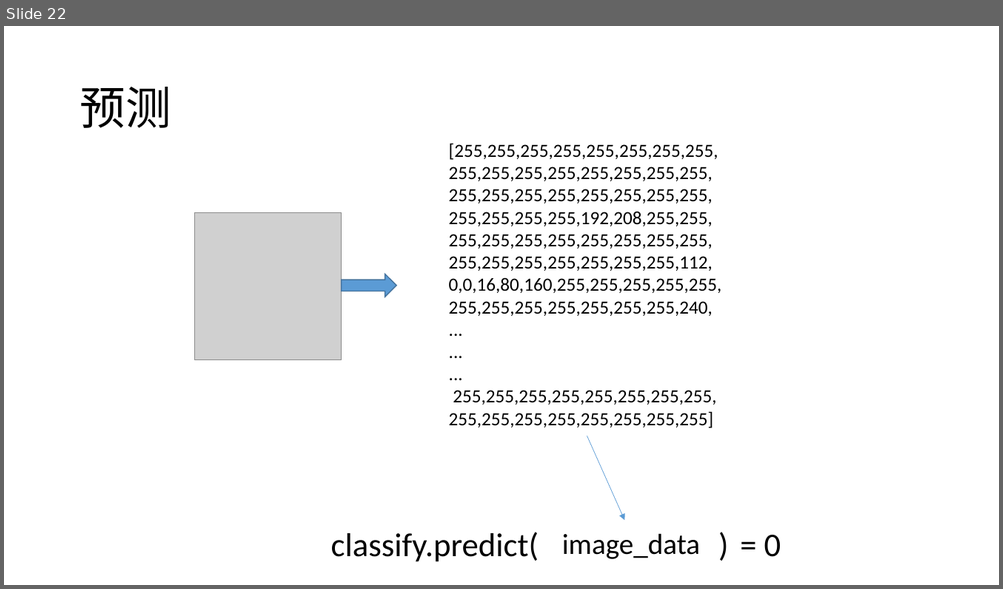
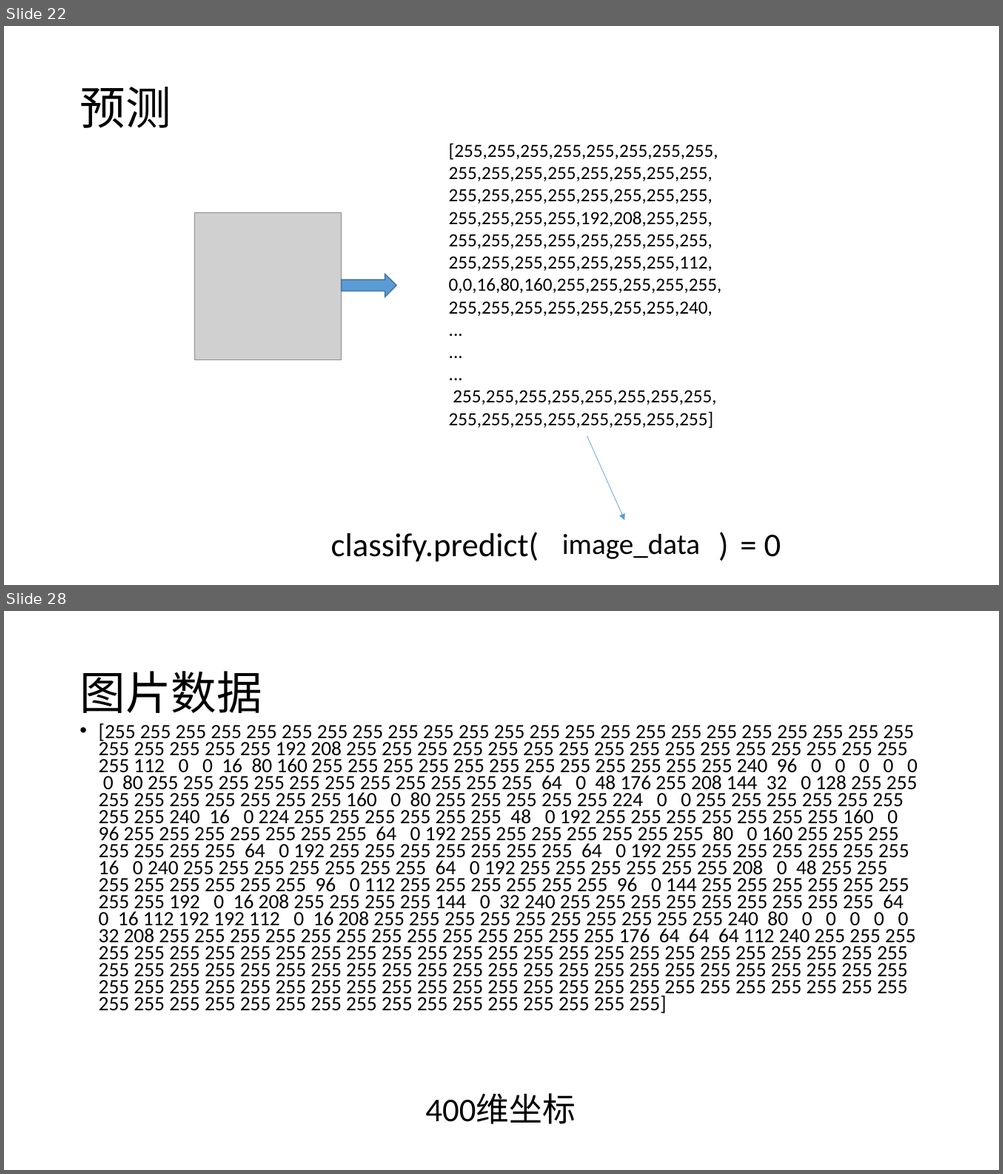
Before and after one commit to plter/HandwriteRecognizerCourse, a slide deck: 机器学习之手写识别.pptx. Shown one above the other, each under a label of ours: slide 22 before the commit, slides 22 and 28 after it; the slides between them are not shown. The pictures are 1003x589 and 1003x1174 pixels, drawn with LibreOffice and Linux fonts; fonts in the diff are those of the drawing; grey boxes stand for pictures. Boxes give left, top, right and bottom in pixels: in the first picture for what was removed or moved away, otherwise in the second. Text is boxed around its words. In the diff, an @@ line names an element or a change of style, - is before the commit and + after.

```diff
--- a/机器学习之手写识别.pptx
+++ b/机器学习之手写识别.pptx
@@ slide 28 added at [4,611,999,1170], background #FFFFFF @@
@@ title added at [79,671,262,713], 44 pt, text #000000 @@
+图片数据
@@ text added at [99,723,917,1014], 19.6 pt, text #000000 @@
+• [255 255 255 255 255 255 255 255 255 255 255 255 255 255 255 255 255 255 255 255 255 255 255 255 255 255 255 255 192 208 255 255 255 255 255 255 255 255 255 255 255 255 255 255 255 255 255 112 0 0 16 80 160 255 255 255 255 255 255 255 255 255 255 255 255 240 96 0 0 0 0 0 0 80 255 255 255 255 255 255 255 255 255 255 255 64 0 48 176 255 208 144 32 0 128 255 255 255 255 255 255 255 255 255 160 0 80 255 255 255 255 255 224 0 0 255 255 255 255 255 255 255 255 240 16 0 224 255 255 255 255 255 255 48 0 192 255 255 255 255 255 255 255 160 0 96 255 255 255 255 255 255 255 64 0 192 255 255 255 255 255 255 255 80 0 160 255 255 255 255 255 255 255 64 0 192 255 255 255 255 255 255 255 64 0 192 255 255 255 255 255 255 255 16 0 240 255 255 255 255 255 255 255 64 0 192 255 255 255 255 255 255 208 0 48 255 255 255 255 255 255 255 255 96 0 112 255 255 255 255 255 255 96 0 144 255 255 255 255 255 255 255 255 192 0 16 208 255 255 255 255 144 0 32 240 255 255 255 255 255 255 255 255 255 64 0 16 112 192 192 112 0 16 208 255 255 255 255 255 255 255 255 255 255 240 80 0 0 0 0 0 32 208 255 255 255 255 255 255 255 255 255 255 255 255 255 176 64 64 64 112 240 255 255 255 255 255 255 255 255 255 255 255 255 255 255 255 255 255 255 255 255 255 255 255 255 255 255 255 255 255 255 255 255 255 255 255 255 255 255 255 255 255 255 255 255 255 255 255 255 255 255 255 255 255 255 255 255 255 255 255 255 255 255 255 255 255 255 255 255 255 255 255 255 255 255 255 255 255 255 255 255 255 255 255 255 255 255 255 255]
@@ text added at [425,1094,575,1125], 32 pt, text #000000 @@
+400维坐标
```
Also in this commit, not shown: 5 other slides added, 3 other files.
